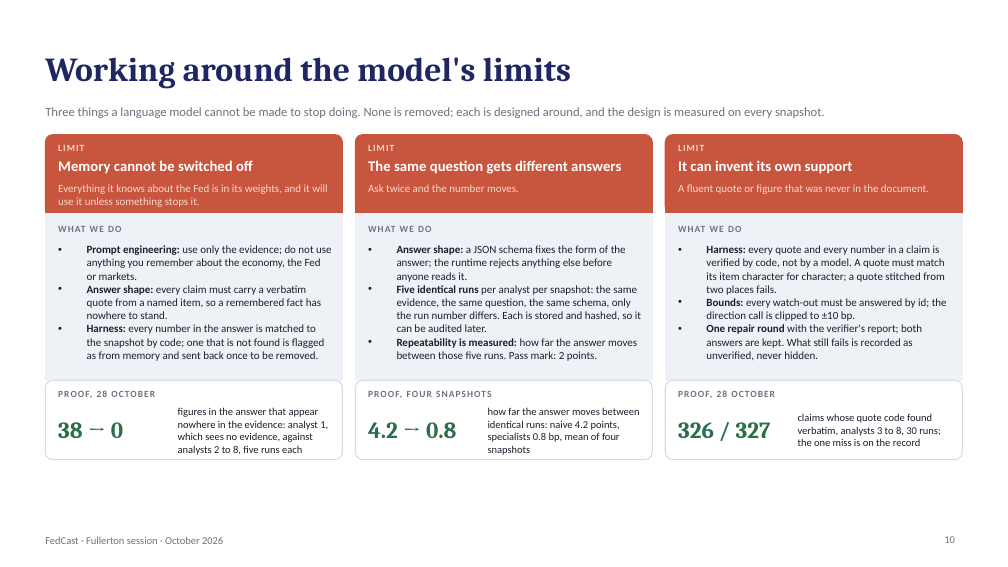
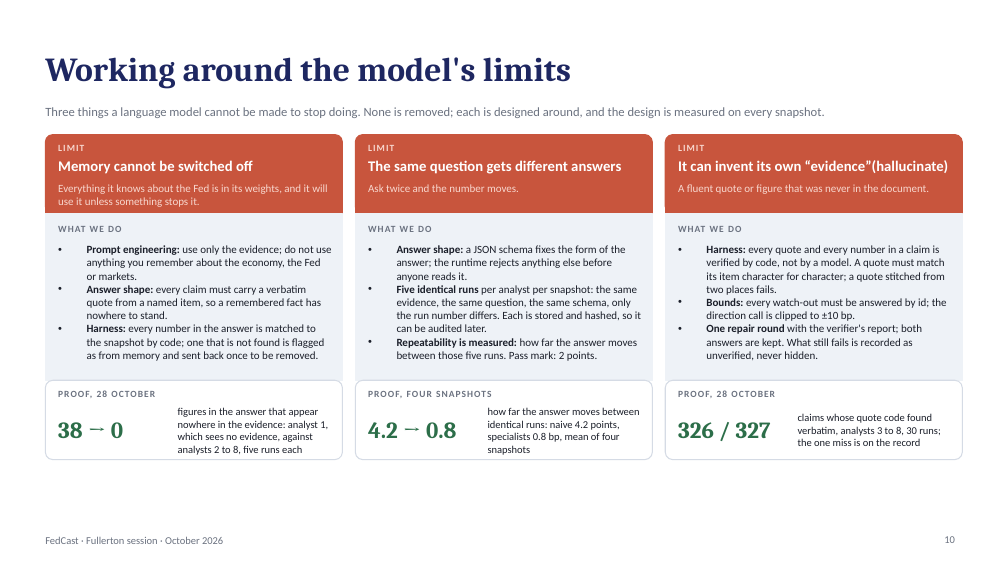
Before and after one commit to kmt112/fed-forecast, a slide deck: slide 10 of docs/FedCast_Fullerton.pptx. Drawn at 1008x567 pixels with LibreOffice and Linux fonts; fonts in the diff are those of the drawing. Boxes give left, top, right and bottom in pixels: in the first picture for what was removed or moved away, otherwise in the second. Text is boxed around its words. In the diff, an @@ line names an element or a change of style, - is before the commit and + after.

```diff
--- a/docs/FedCast_Fullerton.pptx
+++ b/docs/FedCast_Fullerton.pptx
@@ text at (678, 160, 949, 173): text changed @@
-It can invent its own support
+It can invent its own “evidence”(hallucinate)
```
Also in this commit, not shown: 7 other slides changed, 3 other files.
